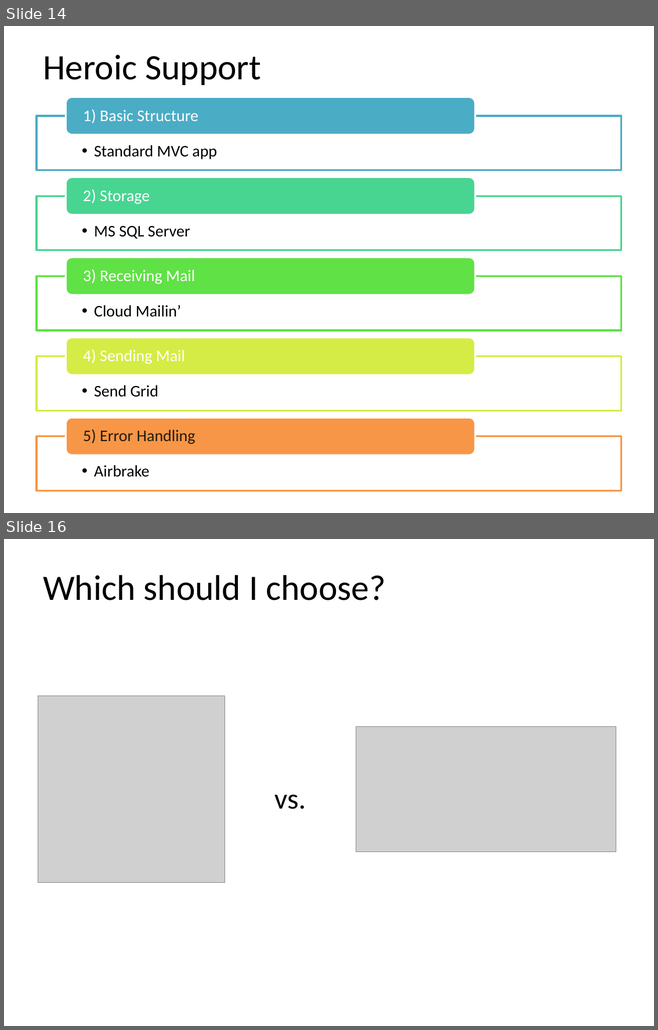
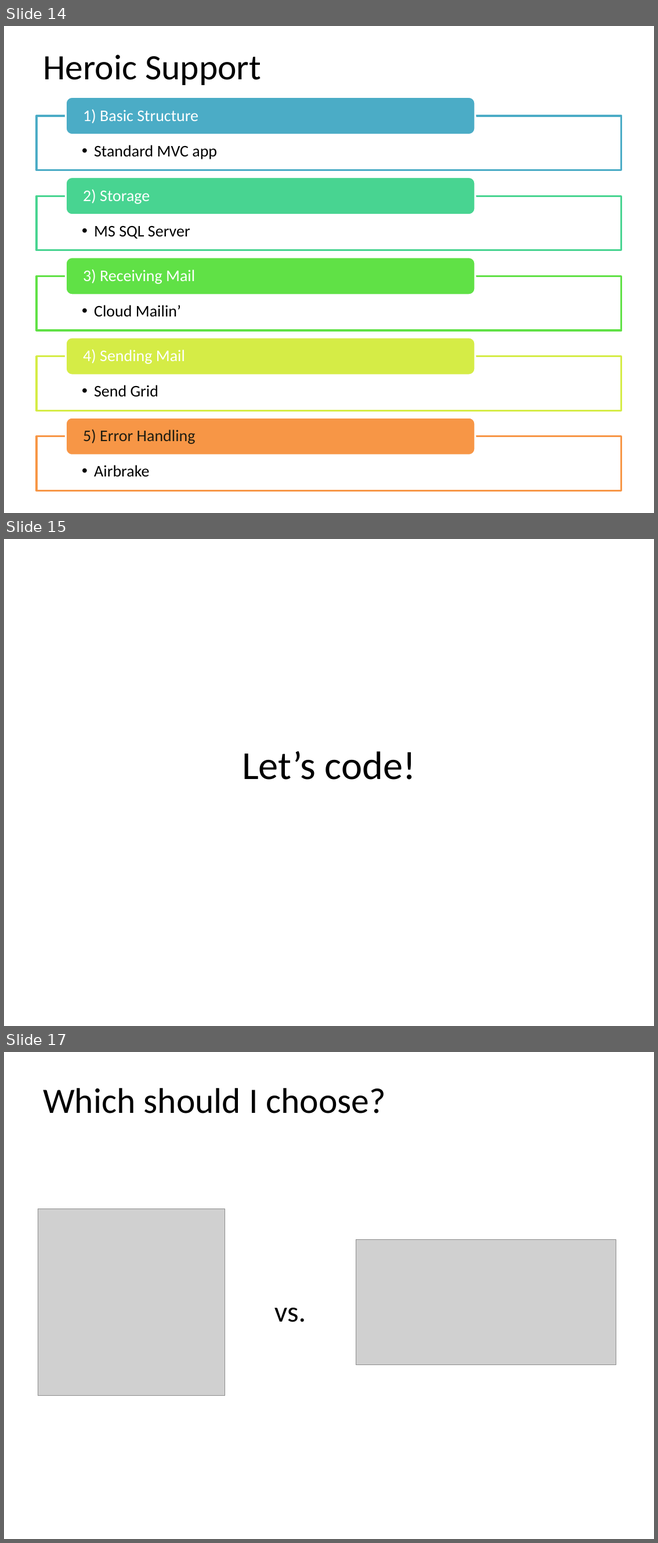
Before and after one commit to MattHoneycutt/Presentations, a slide deck: ASPNETMVCInTheCloudWithAppHarbor/Presentation.pptx. Shown one above the other, each under a label of ours: slides 14 and 16 before the commit, slides 14, 15 and 17 after it; the slides between them are not shown. The pictures are 658x1030 and 658x1543 pixels, drawn with LibreOffice and Linux fonts; fonts in the diff are those of the drawing; grey boxes stand for pictures. Boxes give left, top, right and bottom in pixels: in the first picture for what was removed or moved away, otherwise in the second. Text is boxed around its words. In the diff, an @@ line names an element or a change of style, - is before the commit and + after.

```diff
--- a/ASPNETMVCInTheCloudWithAppHarbor/Presentation.pptx
+++ b/ASPNETMVCInTheCloudWithAppHarbor/Presentation.pptx
@@ slide 15 added at bbox=[4, 539, 654, 1026], background #FFFFFF @@
@@ title added at bbox=[242, 751, 416, 780], 44 pt, text #000000 @@
+Let’s code!
@@ what was slide 16 is now slide 17 @@
```
Also in this commit, not shown: 4 slides changed, 1 other file.
